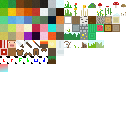
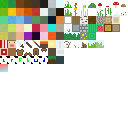
Two versions of the same layered image (128x128). Layer-by-layer changes:
painted on "blocks8-v1.png" over [56, 56, 64, 64]
